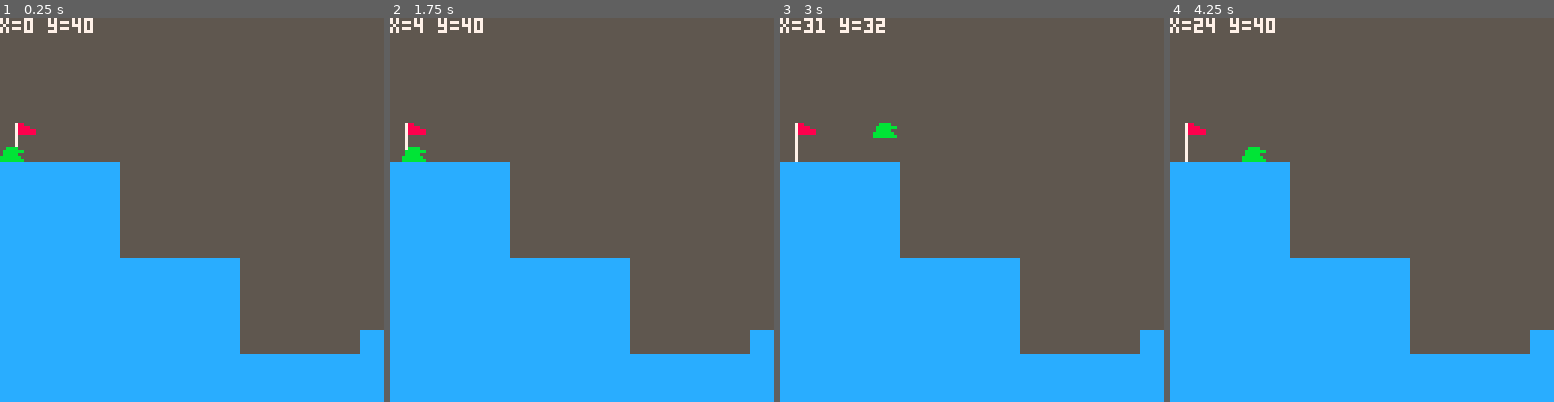
Above: before the commit, frames 1-4 (left to right).
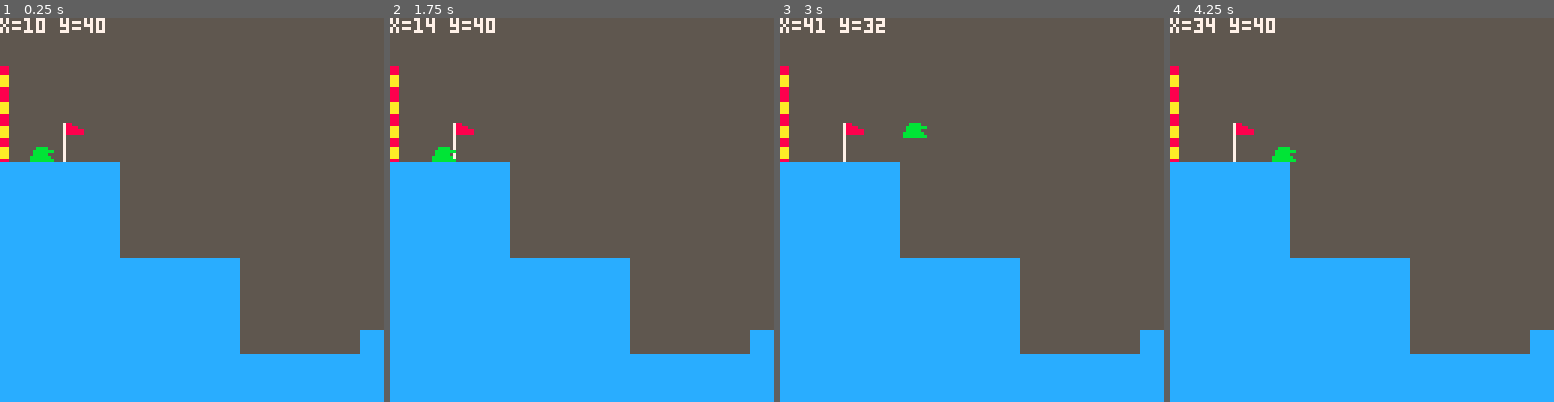
Above: after the commit, the same moments.

Repository: Finn4239/ShellShockLite
Game: PICO-8 cartridge game.p8
Two runs of this game, one before a commit and one after it. Both use one fixed random seed, a clock stepped at 60 frames per second and the inputs below.
Inputs:
- Up to frame 1 (0.25 s): no input
- Up to frame 2 (1.75 s): hold Right from 1.6 s (still down)
- Up to frame 3 (3 s): release Right at 2.1 s; hold Up 2.15-2.42 s; hold Right from 2.47 s (still down)
- Up to frame 4 (4.25 s): release Right at 3.03 s; hold Left 3.08-3.58 s; hold Down 3.63-3.97 s; hold Right from 4.02 s (still down)

The runs differ from the first frame. In frame 1, 1.7% of the frame differs, in the area x 0-28%, y 0-38%; in frame 2, 1.7%; in frame 3, 1.4%; in frame 4, 1.4%.

Commit message:
add visual border TODO : init border left and rigth

Diff:
--- a/game.p8
+++ b/game.p8
@@ -134,15 +134,15 @@
 
 
 __gff__
-8001010100000000000000000000000000000101000000000000000000000000000000000000000000000000000000000000000000000000000000000000000000000000000000000000000000000000000000000000000000000000000000000000000000000000000000000000000000000000000000000000000000000000
+8001010104040808080800000000000000000101040408080808000000000000000000000000080808080000000000000000000000000808080800000000000000000000000000000000000000000000000000000000000000000000000000000000000000000000000000000000000000000000000000000000000000000000
 0000000000000000000000000000000000000000000000000000000000000000000000000000000000000000000000000000000000000000000000000000000000000000000000000000000000000000000000000000000000000000000000000000000000000000000000000000000000000000000000000000000000000000
 __map__
 0000000000000000000000000000000000000000000000000000000000000000000000000000000000000000000000000000000000000000000000000000000000000000000000000000000000000000000000000000000000000000000000000000000000000000000000000000000000000000000000000000000000000000
 0000000000000000000000000000000000000000000000000000000000000000000000000000000000000000000000000000000000000000000000000000000000000000000000000000000000000000000000000000000000000000000000000000000000000000000000000000000000000000000000000000000000000000
-0000000000000000000000000000000000000000000000000000000000000000000000000000000000000000000000000000000000000000000000000000000000000000000000000000000000000000000000000000000000000000000000000000000000000000000000000000000000000000000000000000000000000000
-0000000000000000000000000000000000000000000000000000000000000000000000000000000000000000000000000000000000000000000000000000000000000000000000000000000000000000000000000000000000000000000000000000000000000000000000000000000000000000000000000000000000000000
-0405000000000000000000000000000000000000000000000000000000000000000000000000000000000000000000000000000000000000000000000000000000000000000000000000000000000000000000000000000000000000000000000000000000000000000000000000000000000000000000000000000000000000
-1400000000000000000000000000000000000000000000000000000000000000000000000000000000000000000000000000000000000000000000000000000000000000000000000000000000000000000000000000000000000000000000000000000000000000000000000000000000000000000000000000000000000000
+0607000000000000000000000000000000000000000000000000000000000000000000000000000000000000000000000000000000000000000000000000000000000000000000000000000000000000000000000000000000000000000000000000000000000000000000000000000000000000000000000000000000000000
+1617000000000000000000000000000000000000000000000000000000000000000000000000000000000000000000000000000000000000000000000000000000000000000000000000000000000000000000000000000000000000000000000000000000000000000000000000000000000000000000000000000000000000
+1617040500000000000000000000000000000000000000000000000000000000000000000000000000000000000000000000000000000000000000000000000000000000000000000000000000000000000000000000000000000000000000000000000000000000000000000000000000000000000000000000000000000000
+1607141500000000000000000000000000000000000000000000000000000000000000000000000000000000000000000000000000000000000000000000000000000000000000000000000000000000000000000000000000000000000000000000000000000000000000000000000000000000000000000000000000000000
 0202020202000000000000000000000000000000000000000000020202020200000000000000000000000000000000000000000000000000000000000000000000000000000000000000000000000000000000000000000000000000000000000000000000000000000000000000000000000000000000000000000000000000
 0202020202000000000000000000000000000000000000000000020202020200000000000000000000000000000000000000000000000000000000000000000000000000000000000000000000000000000000000000000000000000000000000000000000000000000000000000000000000000000000000000000000000000
 0202020202000000000000000000000000000000000000000000020202020200000000000000000000000000000000000000000000000000000000000000000000000000000000000000000000000000000000000000000000000000000000000000000000000000000000000000000000000000000000000000000000000000
--- a/src/core/game.lua
+++ b/src/core/game.lua
@@ -1,15 +1,18 @@
 -- START-Coordinates
-x = 0
+x = 10
 y = 40
 -- constants
 PLAYER_SPRITE = 1
 BOTTOM_SPRITE = 4
+BORDER_LEFT_SPRITE = 6
+BORDER_RIGHT_SPRITE = 8
 
 function _draw()
     cls(5)
-
     map()
     spr(PLAYER_SPRITE, x, y)
+    spr(BORDER_LEFT_SPRITE,0,40)
+    spr(BORDER_RIGHT_SPRITE,125, 96)
     print("x="..x.." y="..y, 0, 0, 7) --debug output
 end
 
@@ -27,6 +30,7 @@
         x = lx
         y = ly
     end
+
 end
 
 function isObstacle()
Not shown, changed: 32 lines of the sprite sheet (__gfx__) section of game.p8
